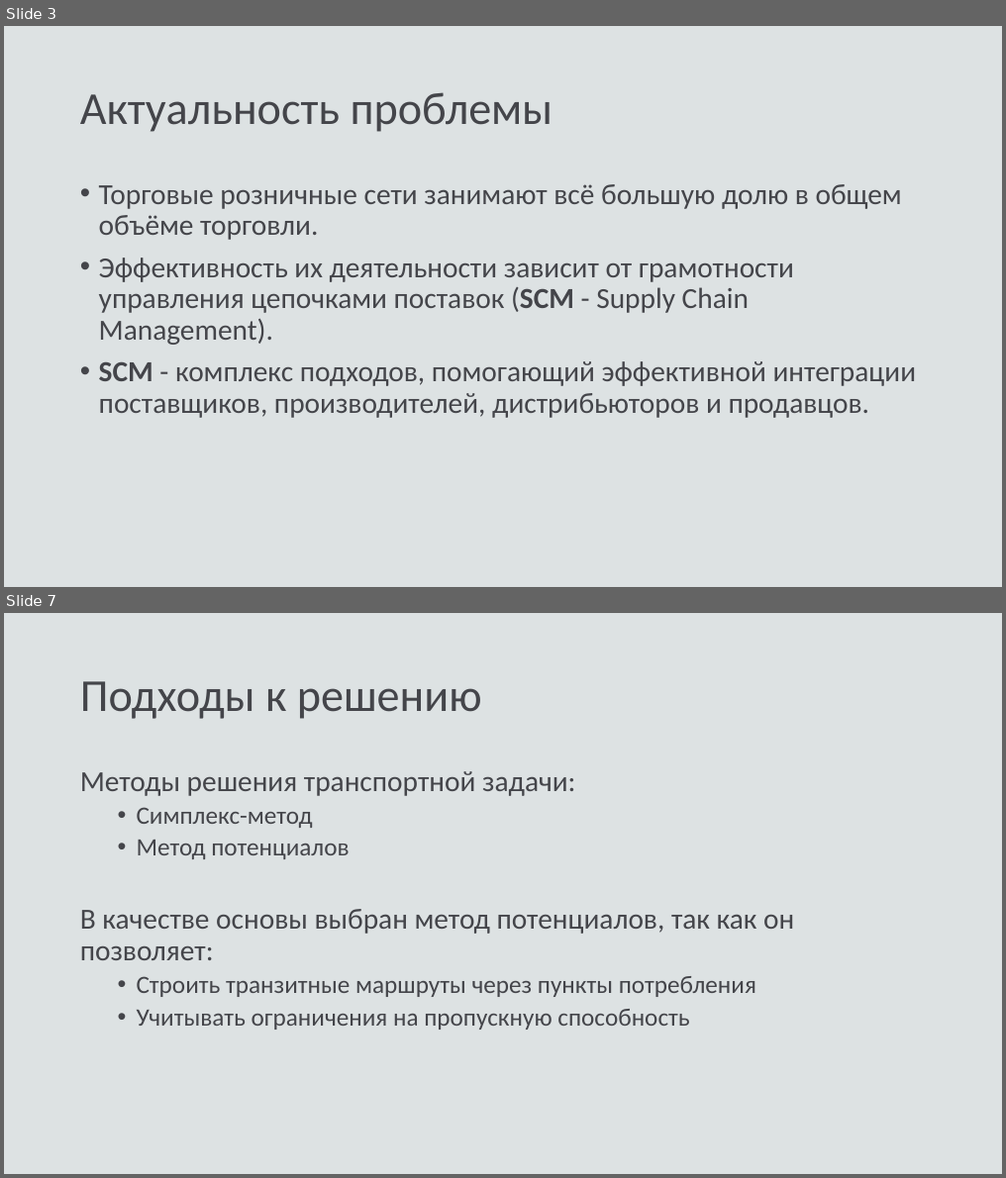
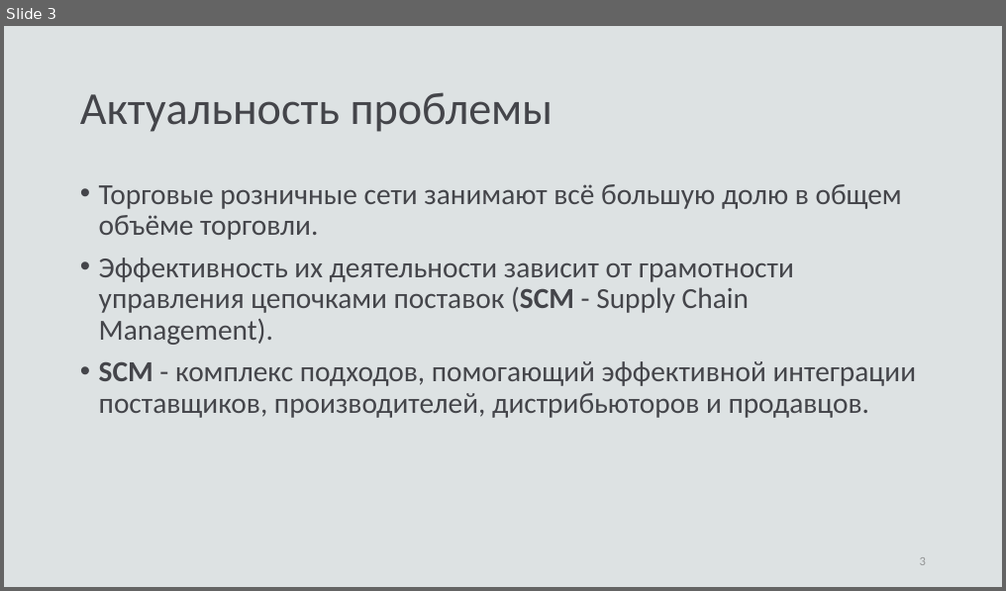
Before and after one commit to fairay/BachelorDiploma, a slide deck: presentation.pptx. Shown one above the other, each under a label of ours: slides 3 and 7 before the commit, slide 3 after it; the slides between them are not shown. The pictures are 1006x1178 and 1006x591 pixels, drawn with LibreOffice and Linux fonts; fonts in the diff are those of the drawing. Boxes give left, top, right and bottom in pixels: in the first picture for what was removed or moved away, otherwise in the second. Text is boxed around its words. In the diff, an @@ line names an element or a change of style, - is before the commit and + after.

```diff
--- a/presentation.pptx
+++ b/presentation.pptx
@@ slide 7 removed at (x1=4, y1=613, x2=1002, y2=1174), background #DDE2E3 @@
@@ title removed at (x1=80, y1=681, x2=482, y2=719) @@
-Подходы к решению
@@ text removed at (x1=80, y1=771, x2=794, y2=1030) @@
-Методы решения транспортной задачи:
-  • Симплекс-метод
-  • Метод потенциалов
-В качестве основы выбран метод потенциалов, так как он позволяет:
-  • Строить транзитные маршруты через пункты потребления
-  • Учитывать ограничения на пропускную способность
@@ slide 3 changed as well @@
@@ page number added at (x1=920, y1=558, x2=926, y2=566), 12 pt, text #949496 @@
+3
```
Also in this commit, not shown: 2 other slides changed, 14 slides added, 5 other slides removed, 31 other files.
